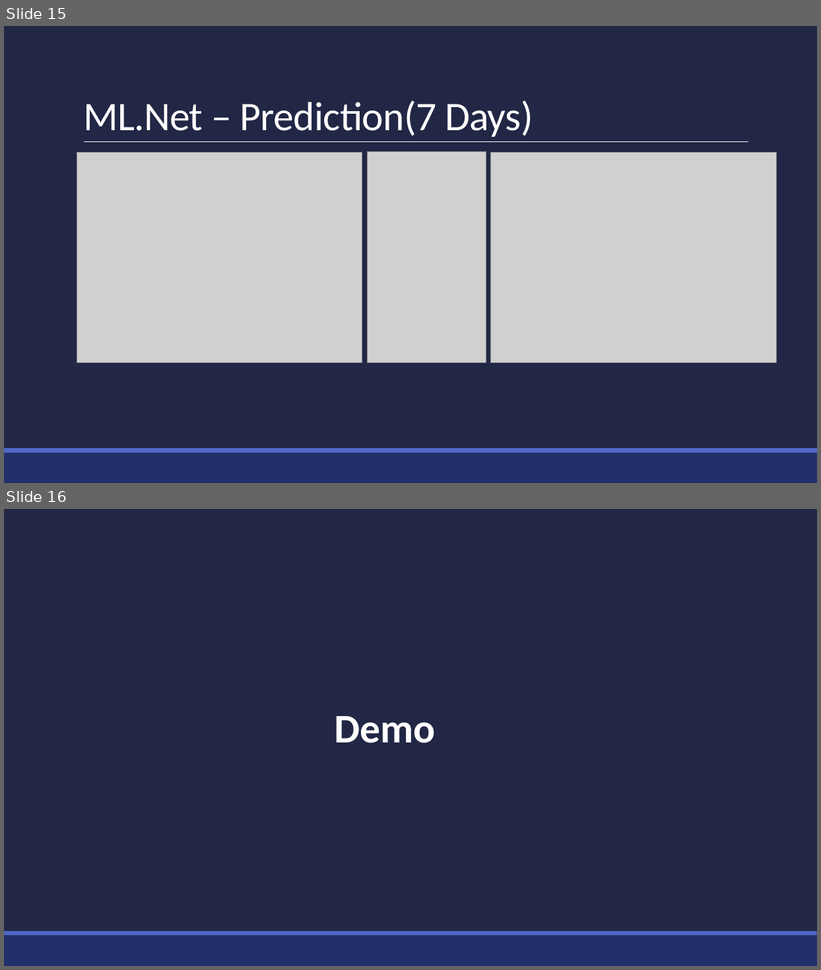
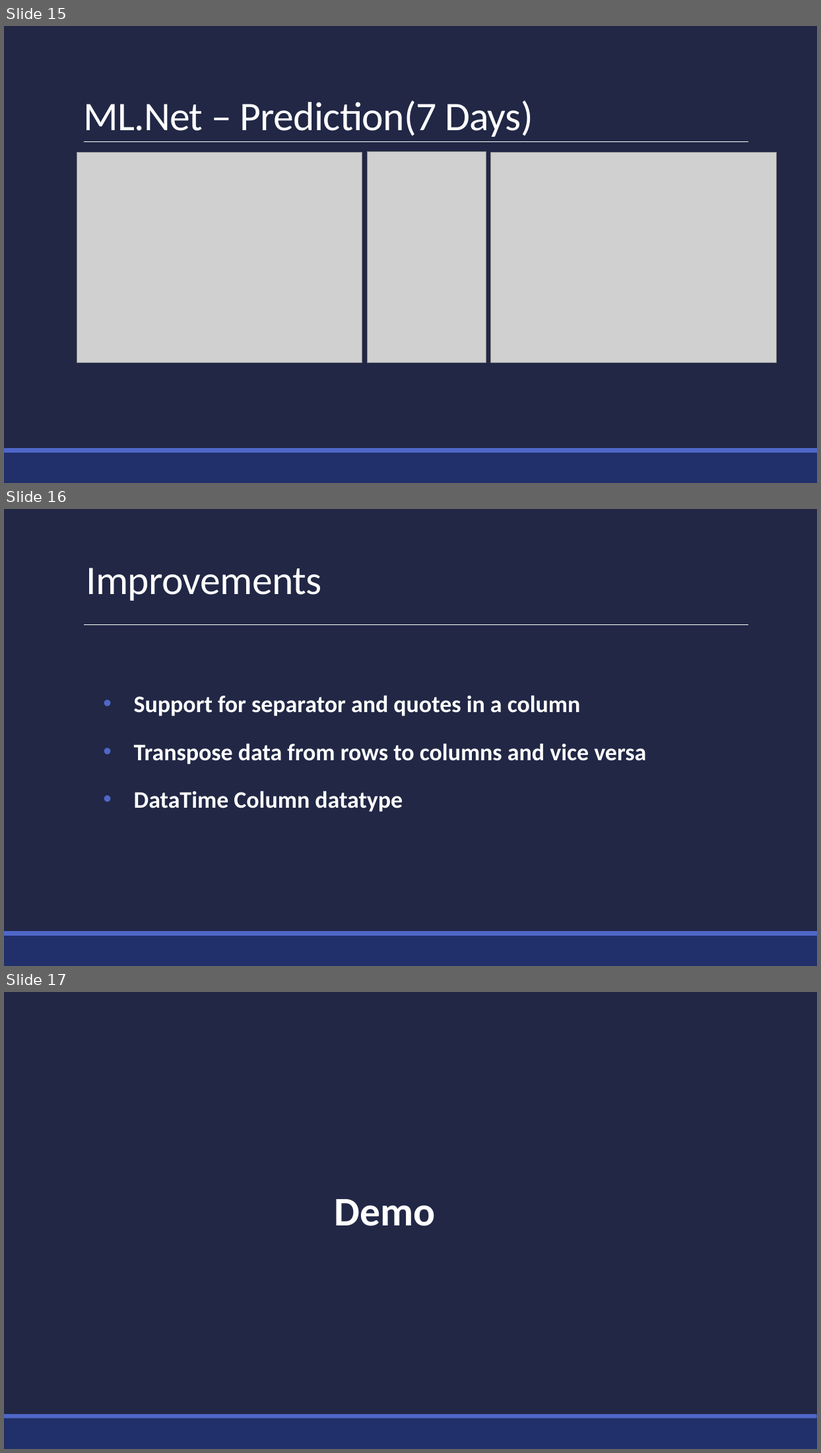
Before and after one commit to praveenraghuvanshi/tech-sessions, a slide deck: 31052020-virtualmlnet/virtualmlnet-2020.pptx. Shown one above the other, each under a label of ours: slides 15 and 16 before the commit, slides 15, 16 and 17 after it. The pictures are 821x970 and 821x1453 pixels, drawn with LibreOffice and Linux fonts; fonts in the diff are those of the drawing; grey boxes stand for pictures. Boxes give left, top, right and bottom in pixels: in the first picture for what was removed or moved away, otherwise in the second. Text is boxed around its words. In the diff, an @@ line names an element or a change of style, - is before the commit and + after.

Commit message:
Added Improvement to PPT

```diff
--- a/31052020-virtualmlnet/virtualmlnet-2020.pptx
+++ b/31052020-virtualmlnet/virtualmlnet-2020.pptx
@@ slide 16 added at (4, 509, 817, 966), background #212745; not listed: 3 template elements that a slide beside it also shows @@
@@ title added at (86, 568, 322, 601), 48 pt, text #FFFFFF @@
+Improvements
@@ text added at (134, 695, 646, 812), 28 pt, text #FFFFFF, bold @@
+  • Support for separator and quotes in a column
+  • Transpose data from rows to columns and vice versa
+  • DataTime Column datatype
@@ what was slide 16 is now slide 17 @@
```
